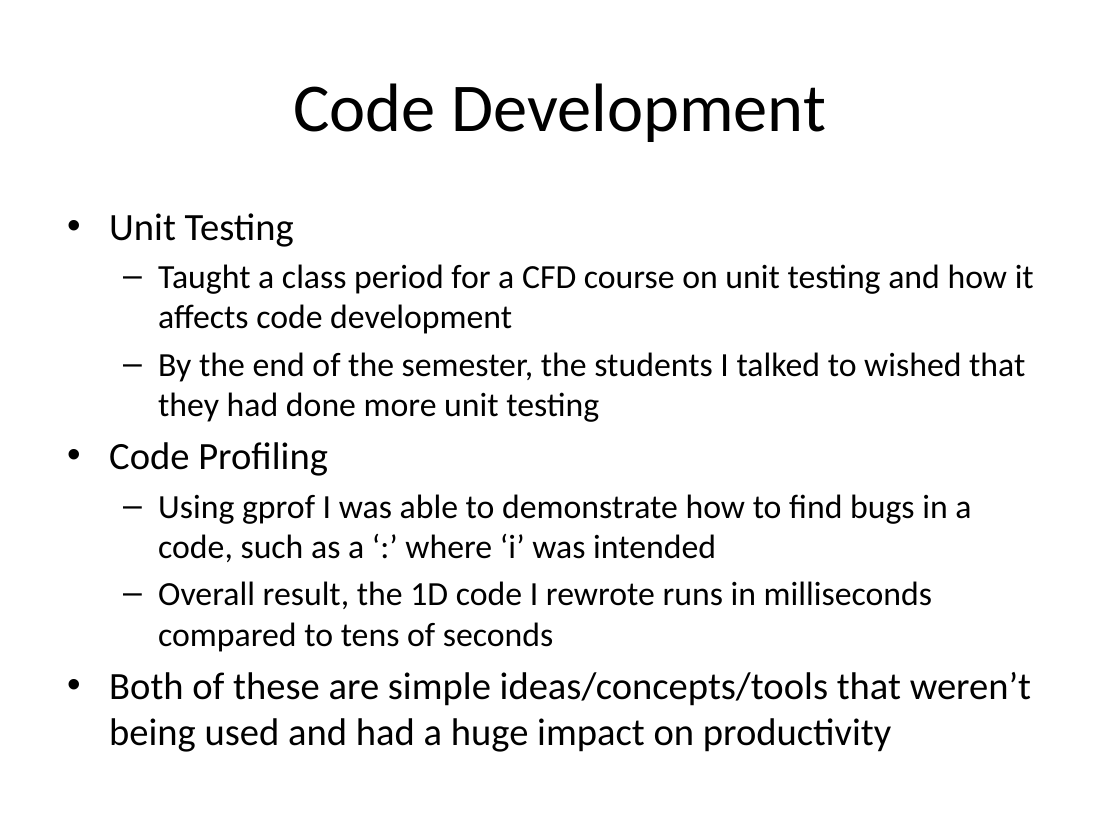
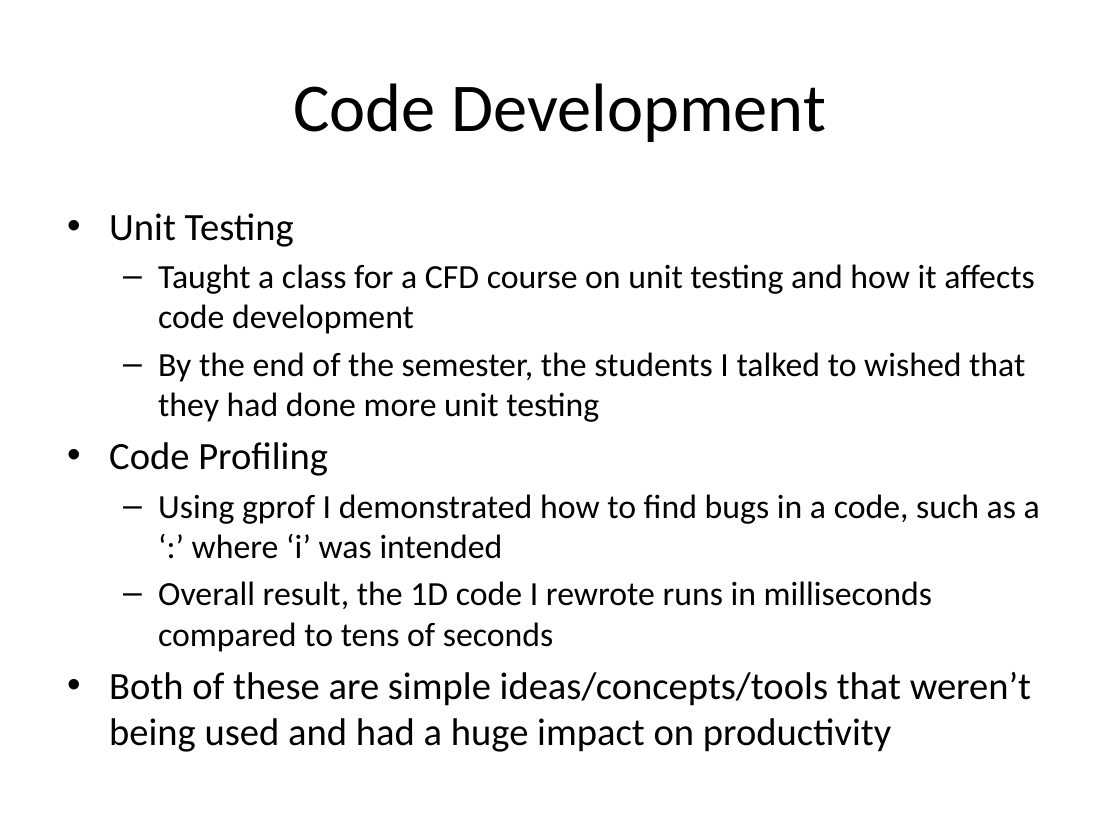
Before and after one commit to jderlaga/Presentations, a slide deck: slide 15 of June_Overview.pptx (slide 6 before the commit). Drawn at 1120x840 pixels with LibreOffice and Linux fonts; fonts in the diff are those of the drawing. Boxes give left, top, right and bottom in pixels: in the first picture for what was removed or moved away, otherwise in the second. Text is boxed around its words. In the diff, an @@ line names an element or a change of style, - is before the commit and + after.

Commit message:
to reorganize, prep for results, and fix typos

```diff
--- a/June_Overview.pptx
+++ b/June_Overview.pptx
@@ text at [158, 264, 1034, 334]: text changed @@
-  – Taught a class period for a CFD course on unit testing and how it affects code development
+  – Taught a class for a CFD course on unit testing and how it affects code development
@@ text at [158, 494, 1040, 559]: text changed @@
-  – Using gprof I was able to demonstrate how to find bugs in a code, such as a ‘:’ where ‘i’ was intended
+  – Using gprof I demonstrated how to find bugs in a code, such as a ‘:’ where ‘i’ was intended
```
Also in this commit, not shown: 10 other slides changed, 1 slide added, 1 slide removed.
